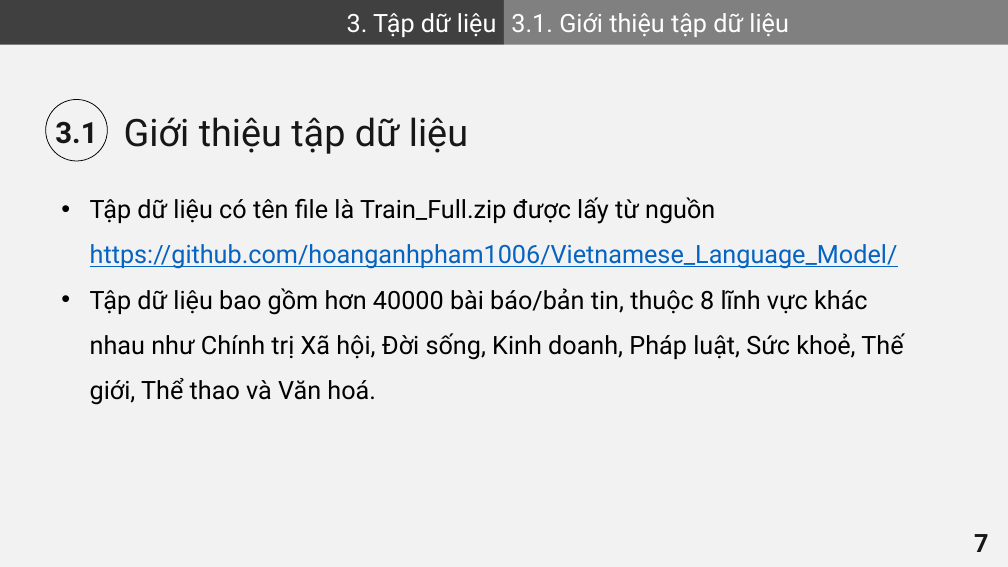
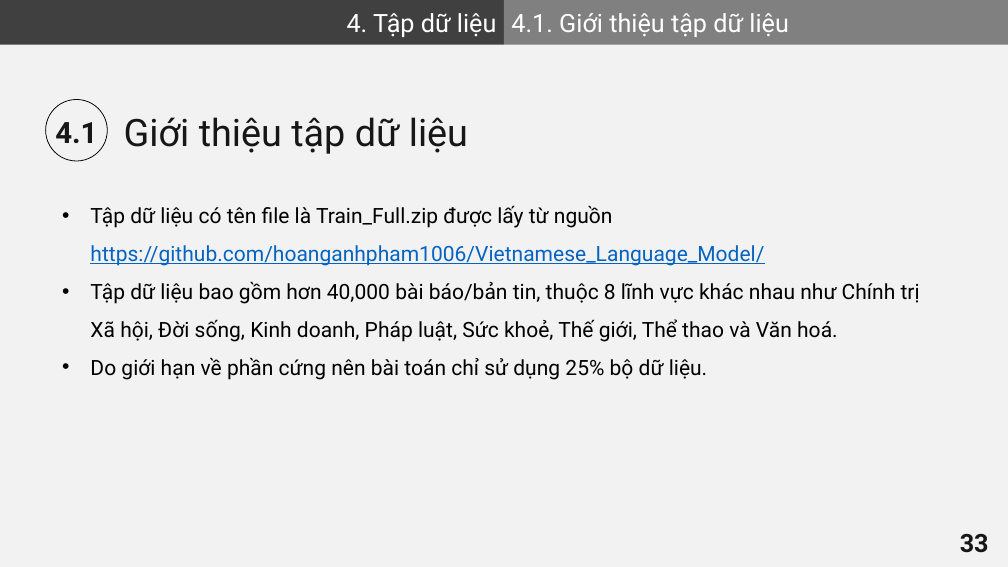
Before and after one commit to VHSkillPro/next-word-prediction, a slide deck: slide 33 of report.pptx (slide 7 before the commit). Drawn at 1008x567 pixels with LibreOffice and Linux fonts; fonts in the diff are those of the drawing. Boxes give left, top, right and bottom in pixels: in the first picture for what was removed or moved away, otherwise in the second. Text is boxed around its words. In the diff, an @@ line names an element or a change of style, - is before the commit and + after.

Commit message:
Update presentation

```diff
--- a/report.pptx
+++ b/report.pptx
@@ text in rectangle at bbox=[347, 13, 497, 37]: text changed @@
-3. Tập dữ liệu
+4. Tập dữ liệu
@@ text in rectangle at bbox=[511, 13, 789, 37]: text changed @@
-3.1. Giới thiệu tập dữ liệu
+4.1. Giới thiệu tập dữ liệu
@@ text at bbox=[55, 122, 97, 143]: text changed @@
-3.1
+4.1
@@ text "Tập dữ liệu có tên ...": place and size @@
-text "Tập dữ liệu có tên ..." at bbox=[90, 197, 903, 405]
+text "Tập dữ liệu có tên ..." at bbox=[90, 205, 920, 380]
@@ text at bbox=[90, 205, 764, 266]: size 24 to 20 pt in "Tập dữ liệu có tên file là ..." @@
@@ text at bbox=[90, 281, 920, 380]: text changed; size 24 to 20 pt @@
-• Tập dữ liệu bao gồm hơn 40000 bài báo/bản tin, thuộc 8 lĩnh vực khác nhau như Chính trị Xã hội, Đời sống, Kinh doanh, Pháp luật, Sức khoẻ, Thế giới, Thể thao và Văn hoá.
+• Tập dữ liệu bao gồm hơn 40,000 bài báo/bản tin, thuộc 8 lĩnh vực khác nhau như Chính trị Xã hội, Đời sống, Kinh doanh, Pháp luật, Sức khoẻ, Thế giới, Thể thao và Văn hoá.
+• Do giới hạn về phần cứng nên bài toán chỉ sử dụng 25% bộ dữ liệu.
@@ page number at bbox=[960, 534, 989, 553]: text changed @@
-7
+33
```
Also in this commit, not shown: 12 other slides changed, 29 slides added.
